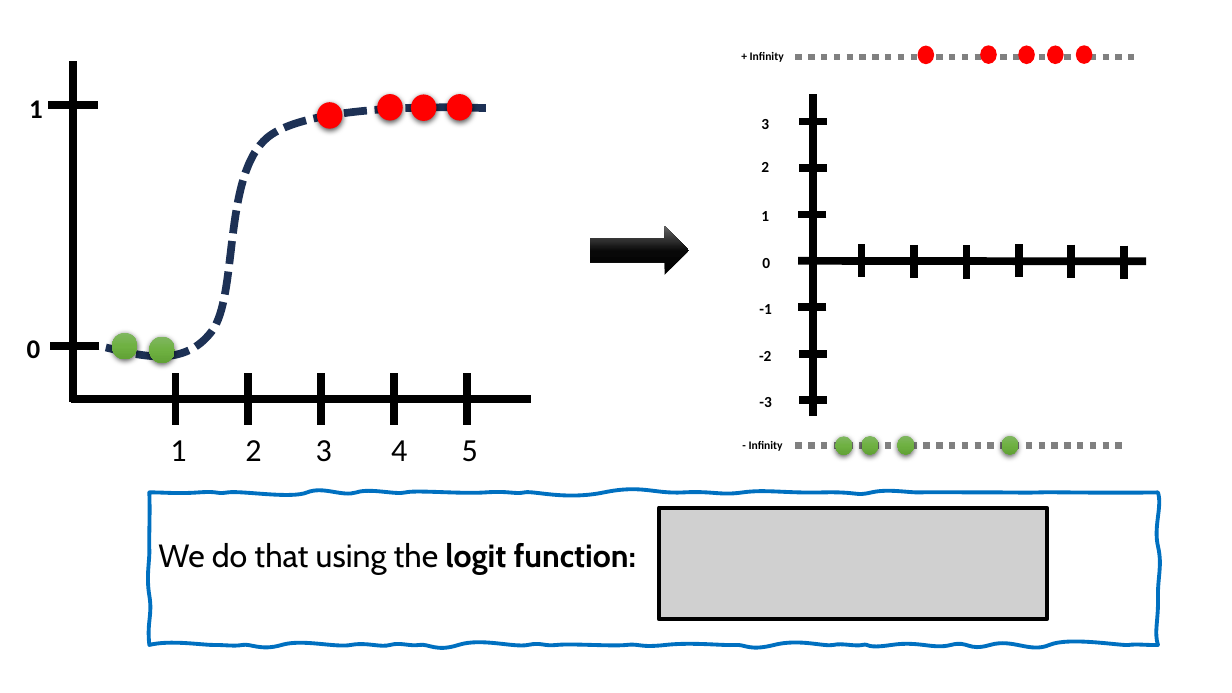
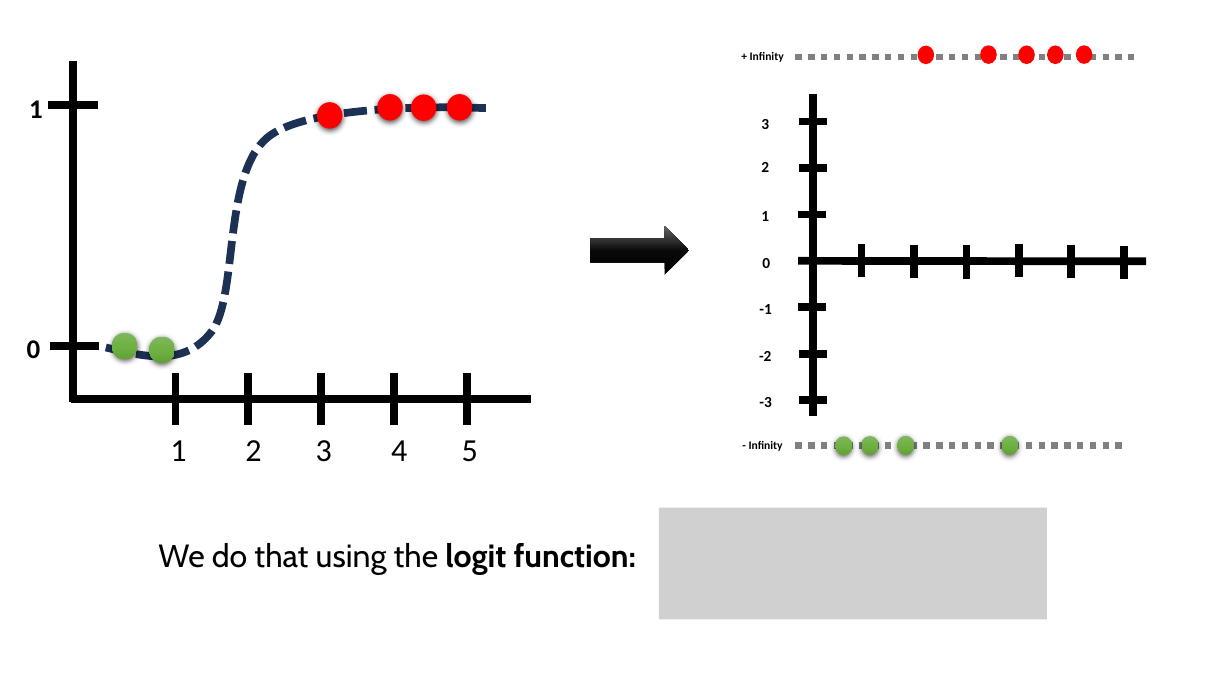
Before and after one commit to robitussin/CCMACLRL, a slide deck: slide 7 of 5 - Logistic Regression/Logistic Regression (Math).pptx. Drawn at 1232x693 pixels with LibreOffice and Linux fonts; fonts in the diff are those of the drawing; grey boxes stand for pictures; background and template pictures are left out. Boxes give left, top, right and bottom in pixels: in the first picture for what was removed or moved away, otherwise in the second. Text is boxed around its words. In the diff, an @@ line names an element or a change of style, - is before the commit and + after.

```diff
--- a/5 - Logistic Regression/Logistic Regression (Math).pptx
+++ b/5 - Logistic Regression/Logistic Regression (Math).pptx
@@ freeform shape removed at (150, 493, 1159, 645) @@
-We do that using the logit function:
@@ free added at (150, 493, 1159, 645), 25 pt, text #000000 @@
+We do that using the logit function:
```
Also in this commit, not shown: 2 other files.
